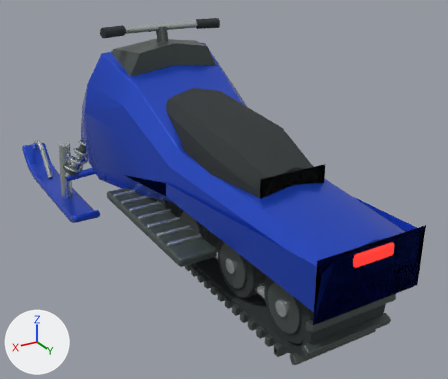
One commit to the glTF model vehicles/snowmobile.glb: the scene before it, then after it.
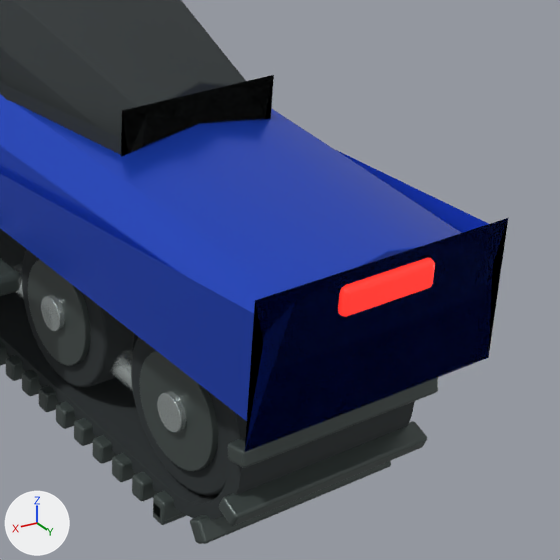
Old and new are each drawn whole from a 50 mm lens placed at (1.547, 2.911, 1.724), pointed at (-0.099, 0.167, 0.352) and again close up on the part from 46% to 100% of the width and 35% to 98% of the height. Arrows for +X, +Y and +Z are at lower left; the lights stay in place. The first two pictures are the older version. Where no turn or scale is listed for an object, it has been applied to the vertices. Vertices at exactly the same position are counted once.

In view in the first close-up: 'Axle cap.007', 'Bogie tyre.006', 'Bogie tyre.007', 'Endless rubber track', 'Return cleat.001', 'Return cleat.002', 'Return cleat.003', 'Saddle', 'Tail lamp', 'Tunnel and fairing', 'Wheel face.006', 'Wheel face.007' and 15 more.
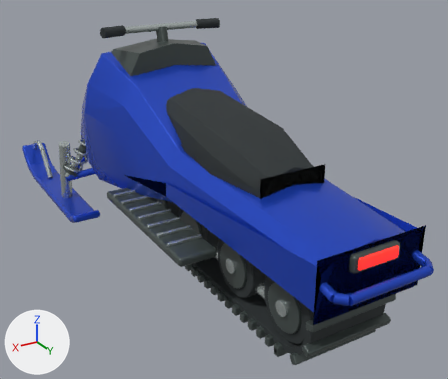
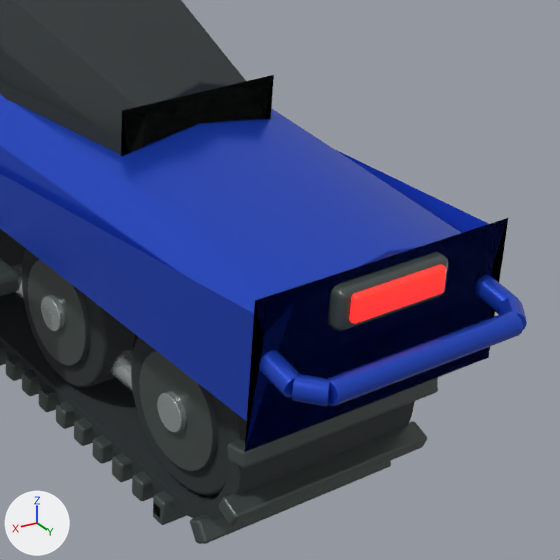
Commit message: Connect snowmobile tail lens to brake input and detail rear bumper

The change, as a diff of the scene's bpy script:
```diff
--- a/vehicles/snowmobile.glb.py
+++ b/vehicles/snowmobile.glb.py
@@ me_kub_074 @@
 # used by ob_tail_lamp; location = (0.0, 1.43, 0.57)
-me_kub_074.from_pydata(...)  # 96 vertices, 188 faces; spans x -0.1..0.1, y -0.015..0.015, z -0.027..0.027
+me_kub_074.from_pydata(...)  # 96 vertices, 188 faces; spans x -0.1..0.1, y -0.009..0.009, z -0.026..0.026
+# me_kub_074 part 1: 96 of 96 vertices moved; they spanned x -0.1..0.1, y -0.015..0.015, z -0.027..0.027 and now span x -0.1..0.1, y -0.009..0.009, z -0.026..0.026; mean shift (0.0, 0.0, 0.0)
 me_kub_074.materials.append(mat_emergency_red_lens)
@@ me_kub_074_1 @@
+me_kub_074_1.from_pydata(...)  # 96 vertices, 188 faces; spans x -0.12..0.12, y -0.022..0.022, z -0.038..0.038
+me_kub_074_1.materials.append(mat_graphite_trim)  # dark grey #4d5755
@@ me_cylinder_056 @@
+me_cylinder_056.from_pydata(...)  # 96 vertices, 188 faces; spans x -0.021..0.021, y -0.124..0.124, z -0.045..0.045
+me_cylinder_056.materials.append(mat_cobalt_enamel)  # blue #244dce
@@ me_cylinder_057 @@
+me_cylinder_057.from_pydata(...)  # 96 vertices, 188 faces; spans x -0.0326..0.0326, y -0.0331..0.0331, z -0.021..0.021
+me_cylinder_057.materials.append(mat_cobalt_enamel)  # blue #244dce
@@ me_cylinder_055 @@
+me_cylinder_055.from_pydata(...)  # 96 vertices, 188 faces; spans x -0.0326..0.0326, y -0.0331..0.0331, z -0.021..0.021
+me_cylinder_055.materials.append(mat_cobalt_enamel)  # blue #244dce
@@ me_cylinder_058 @@
+me_cylinder_058.from_pydata(...)  # 96 vertices, 188 faces; spans x -0.2..0.2, y -0.021..0.021, z -0.021..0.021
+me_cylinder_058.materials.append(mat_cobalt_enamel)  # blue #244dce
@@ ob_tail_lamp @@
 ob_tail_lamp = bpy.data.objects.new('Tail lamp', me_kub_074)
-ob_tail_lamp.location = (0.0, 1.43, 0.57)
+ob_tail_lamp.location = (0.0, 1.459, 0.57)
@@ ob_tail_light_housing @@
+ob_tail_light_housing = bpy.data.objects.new('Tail light housing', me_kub_074_1)
+ob_tail_light_housing.location = (0.0, 1.434, 0.565)
@@ ob_rear_grab_rail_mount_001 @@
+ob_rear_grab_rail_mount_001 = bpy.data.objects.new('Rear grab rail mount.001', me_cylinder_056)
+ob_rear_grab_rail_mount_001.location = (0.235, 1.37, 0.515)
@@ ob_rear_grab_rail_mount @@
+ob_rear_grab_rail_mount = bpy.data.objects.new('Rear grab rail mount', me_cylinder_056.copy())
+ob_rear_grab_rail_mount.location = (-0.235, 1.37, 0.515)
@@ ob_rear_grab_rail_corner_001 @@
+ob_rear_grab_rail_corner_001 = bpy.data.objects.new('Rear grab rail corner.001', me_cylinder_057)
+ob_rear_grab_rail_corner_001.location = (0.218, 1.51, 0.49)
@@ ob_rear_grab_rail_corner @@
+ob_rear_grab_rail_corner = bpy.data.objects.new('Rear grab rail corner', me_cylinder_055)
+ob_rear_grab_rail_corner.location = (-0.218, 1.51, 0.49)
@@ ob_rear_grab_rail @@
+ob_rear_grab_rail = bpy.data.objects.new('Rear grab rail', me_cylinder_058)
+ob_rear_grab_rail.location = (0.0, 1.53, 0.49)
```

Location of each change, (x1, y1, x2, y2) in pixels of the close-ups (560 x 560 px):
'Rear grab rail', added (blue): after (327, 312, 523, 406)
'Tail lamp', reshaped, moved: before (338, 258, 435, 317); after (349, 265, 447, 324)
'Tail light housing', added: after (328, 252, 448, 331)
'Rear grab rail mount.001', added (blue): after (259, 350, 300, 397)
'Rear grab rail corner.001', added (blue): after (292, 374, 330, 406)
'Rear grab rail mount', added (blue): after (475, 275, 518, 313)
'Rear grab rail corner', added (blue): after (497, 297, 527, 330)
